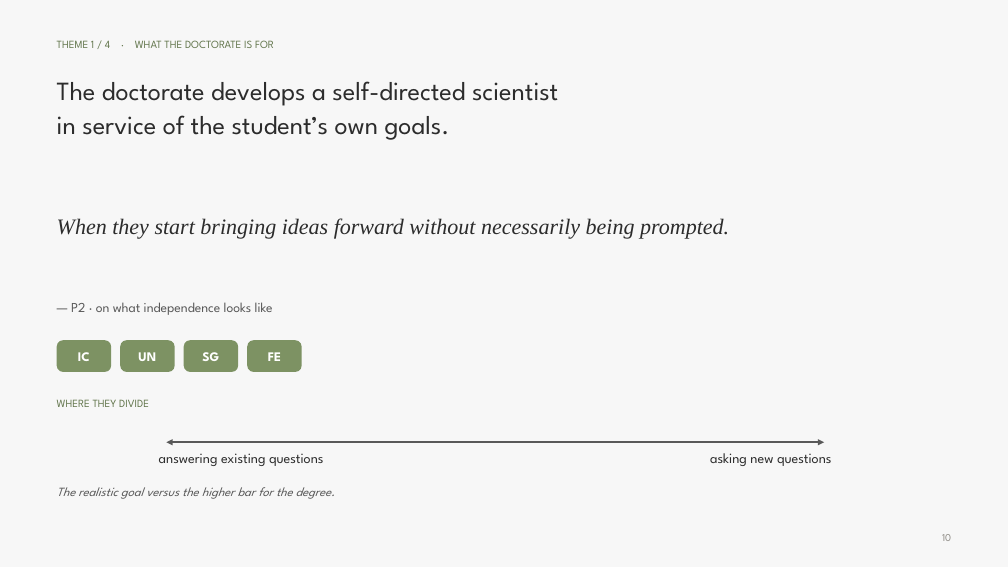
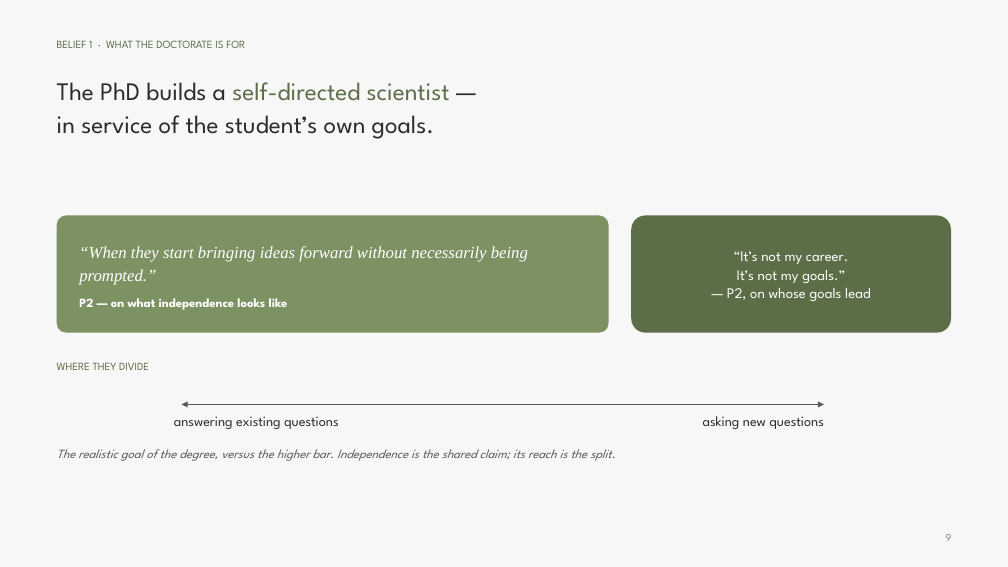
Before and after one commit to 7ahra/resnet_exploration, a slide deck: slide 9 of bcce_2026_faculty_beliefs/BCCE2026_faculty_beliefs.pptx (slide 10 before the commit). Drawn at 1008x567 pixels with LibreOffice and Linux fonts; fonts in the diff are those of the drawing; background and template pictures are left out. Boxes give left, top, right and bottom in pixels: in the first picture for what was removed or moved away, otherwise in the second. Text is boxed around its words. In the diff, an @@ line names an element or a change of style, - is before the commit and + after.

```diff
--- a/bcce_2026_faculty_beliefs/BCCE2026_faculty_beliefs.pptx
+++ b/bcce_2026_faculty_beliefs/BCCE2026_faculty_beliefs.pptx
@@ text at (x1=57, y1=40, x2=245, y2=48): text changed; text colour #64774E to #5C6E47 @@
-THEME 1 / 4 · WHAT THE DOCTORATE IS FOR
+BELIEF 1 · WHAT THE DOCTORATE IS FOR
@@ text at (x1=57, y1=82, x2=450, y2=101): text changed; size 25 to 24 pt; text colour #2C2C2C to #5C6E47 @@
-The doctorate develops a self-directed scientist
+The PhD builds a self-directed scientist —
@@ text at (x1=57, y1=115, x2=434, y2=139): size 25 to 24 pt in "in service of the student’s own goals."; line spacing 1.08 to 1.1 @@
@@ rounded rectangle added at (x1=57, y1=216, x2=609, y2=333), fill #7D9263 @@
@@ text "“When they start bringing ideas ..." at (x1=79, y1=246, x2=528, y2=285): vertical alignment top to middle @@
@@ rounded rectangle added at (x1=631, y1=216, x2=951, y2=333), fill #5C6E47 @@
@@ text at (x1=79, y1=246, x2=528, y2=285): text changed; size 21 to 16 pt; text colour #2C2C2C to #FFFFFF @@
-When they start bringing ideas forward without necessarily being prompted.
+“When they start bringing ideas forward without necessarily being prompted.”
@@ text added at (x1=727, y1=251, x2=871, y2=301), 14 pt, text #FFFFFF @@
+“It’s not my career.
+It’s not my goals.”
+— P2, on whose goals lead
@@ text at (x1=79, y1=298, x2=288, y2=310): text changed; size 13 to 12 pt; text colour #595959 to #FFFFFF; bold on @@
-— P2 · on what independence looks like
+P2 — on what independence looks like
@@ text "WHERE THEY DIVIDE" moved from (x1=57, y1=399, x2=149, y2=407) to (x1=57, y1=362, x2=149, y2=370) @@
@@ text "WHERE THEY DIVIDE" at (x1=57, y1=362, x2=149, y2=370): text colour #64774E to #5C6E47 @@
@@ rounded rectangle removed at (x1=57, y1=340, x2=111, y2=372) @@
@@ text removed at (x1=78, y1=352, x2=90, y2=361) @@
-IC
@@ rounded rectangle removed at (x1=120, y1=340, x2=175, y2=372) @@
@@ text removed at (x1=138, y1=352, x2=156, y2=361) @@
-UN
@@ rounded rectangle removed at (x1=184, y1=340, x2=238, y2=372) @@
@@ text removed at (x1=202, y1=352, x2=219, y2=361) @@
-SG
@@ rounded rectangle removed at (x1=247, y1=340, x2=302, y2=372) @@
@@ text removed at (x1=268, y1=352, x2=281, y2=361) @@
-FE
@@ text "answering existing questions" moved from (x1=159, y1=453, x2=324, y2=466) to (x1=174, y1=416, x2=339, y2=429) @@
@@ double arrow moved from (166, 442) - (824, 442) to (181, 405) - (824, 405) @@
@@ text "asking new questions" moved from (x1=710, y1=453, x2=832, y2=466) to (x1=703, y1=416, x2=824, y2=429) @@
@@ text at (x1=57, y1=449, x2=615, y2=461): text changed @@
-The realistic goal versus the higher bar for the degree.
+The realistic goal of the degree, versus the higher bar. Independence is the shared claim; its reach is the split.
@@ text at (x1=946, y1=534, x2=952, y2=541): text changed @@
-10
+9
```
Also in this commit, not shown: 9 other slides changed, 5 slides added, 6 slides removed, 3 other files.
